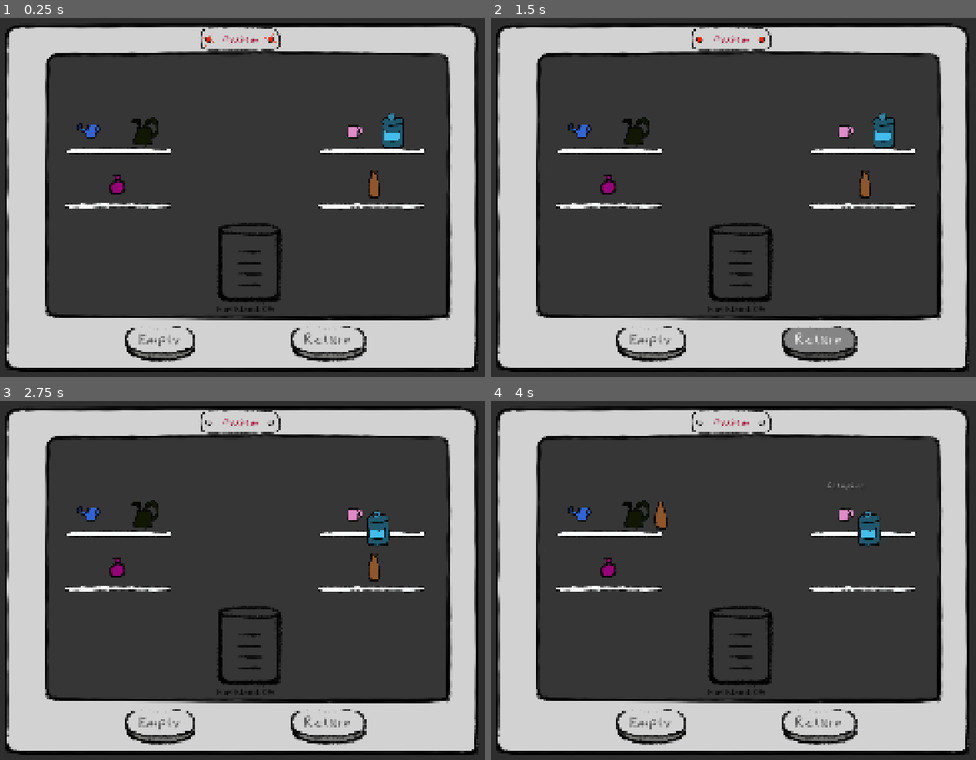
Above: before the commit, frames 1-4 (two rows, left to right).
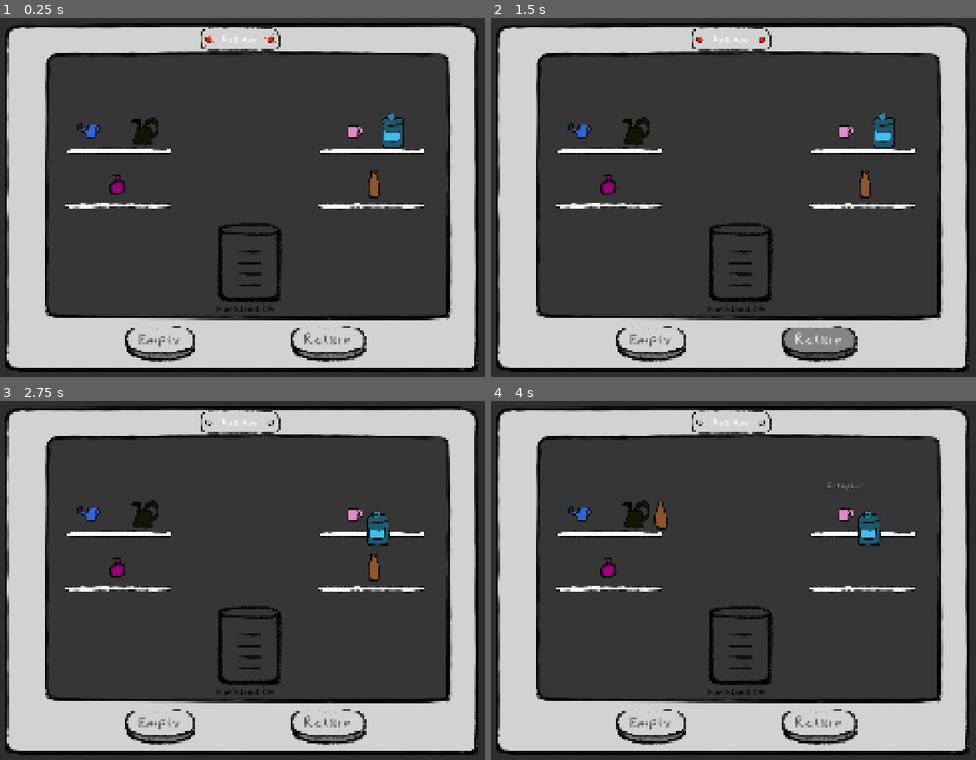
Above: after the commit, the same moments.

Repository: xxPigelxx/spacewrecked
Game: Godot game, scene res://Scenes/Puzzle/MixPuzzle/mix_Game.tscn
Two runs of this game, one before a commit and one after it. Both use one fixed random seed, a clock stepped at 60 frames per second and the inputs below. This scene is started directly instead of the project's main scene. Sound files missing from this copy of the repository are replaced by a short silence.
Inputs (mouse positions are in pixels of both pictures, inside the frame that each line leads up to):
- Up to frame 1 (0.25 s): no input
- Up to frame 2 (1.5 s): click "Empty" at 0.5 s; click "Return" at 1.25 s
- Up to frame 3 (2.75 s): drag from (392, 512) to (247, 566) at 2.02 s
- Up to frame 4 (4 s): drag from (864, 566) to (636, 515) at 2.77 s; move the mouse to (845, 515) at 3.52 s; hold Right (move_right) from 3.53 s (still down); hold E (interact) from 3.53 s (still down); click (845, 515) at 3.67 s; right-click (845, 515) at 3.8 s

The runs differ from the first frame. In frame 1, less than 0.1% of the frame differs, in the area x 45-54%, y 4-7%; in frame 2, less than 0.1%; in frame 3, less than 0.1%; in frame 4, less than 0.1%.

Commit message:
Balance gameplay and fix duplicate win state
Adjusts game difficulty by increasing run duration, lowering drain rates, and increasing health recovery. Prevents duplicate win calls in mix puzzle. Adds ship health bar to navigation puzzles and refactors error code label component from custom DyslexiaLabel to standard RichTextLabel. Updates manual UI with better defaults and improved text. Implements per-bottle pour rotation configuration in bottle mixing.

Diff:
--- a/Scenes/Manual_NEU.tscn
+++ b/Scenes/Manual_NEU.tscn
@@ -123,11 +123,10 @@
 layout_mode = 2
 theme_override_constants/tab_separation = 22
 tab_alignment = 1
-current_tab = 2
+current_tab = 0
 clip_tabs = false
 
 [node name="Home" type="Control" parent="ManualRoot/PanelContainer/TabContainer" unique_id=504548785]
-visible = false
 layout_mode = 2
 script = ExtResource("2_q6b25")
 metadata/_tab_index = 0
@@ -154,11 +153,13 @@
 
 [node name="Title" type="RichTextLabel" parent="ManualRoot/PanelContainer/TabContainer/Home/VBoxContainer" unique_id=930135573]
 layout_mode = 2
+theme_override_constants/line_separation = 2
+theme_override_constants/paragraph_separation = -2
 theme_override_font_sizes/normal_font_size = 18
 bbcode_enabled = true
 text = "Dieses Handbuch ist dein Begleiter an Bord. Es wird dein wichtigster Freund auf deiner weiten Reise durchs Weltall.
 
-Es führt dich durch alle Systeme des Schiffs. Wähle oben den passenden Tab — dort findest du Erklärungen, Warnhinweise und Schritt-für-Schritt-Anleitungen.
+Es führt dich durch alle Systeme des Schiffs. Wähle oben den passenden Tab – dort findest du Erklärungen, Warnhinweise und Schritt-für-Schritt-Anleitungen. Während deiner Reise kannst du hier den aktuellen Status des Schiffes nachschauen. Achte auf ein rotes Licht am Handbuch. Leuchtet es, weißt du, dass etwas kaputt ist.
 
 Wichtig! Fällt die Energie aus, drücke (F), um die Taschenlampe ein- oder auszuschalten, und versuche, die Energie wiederherzustellen."
 fit_content = true
@@ -910,6 +911,7 @@
 script = ExtResource("2_puywe")
 
 [node name="Navigation" type="Control" parent="ManualRoot/PanelContainer/TabContainer" unique_id=529697749]
+visible = false
 layout_mode = 2
 script = ExtResource("3_q6b25")
 drift_amplitude = 11.0
@@ -1288,7 +1290,7 @@
 
 [node name="AquaronText" type="RichTextLabel" parent="ManualRoot/PanelContainer/TabContainer/Navigation/VBox/ScrollContainer/VBoxContainer" unique_id=102741919]
 layout_mode = 2
-text = "Ein blau-oranger Planet mit konzentrischen Ringen auf der Oberfläche — wie Wellen, die sich ausbreiten, nachdem jemand einen Stein in einen Ozean aus Licht geworfen hat."
+text = "Ein blau-oranger Planet mit einem Hablmond auf der Oberfläche — wie eine Welle, die sich ausbreitet, nachdem jemand einen Stein in einen Ozean aus Licht geworfen hat."
 fit_content = true
 script = ExtResource("2_puywe")
 metadata/_custom_type_script = "uid://clg63em8vrbc0"
@@ -1361,14 +1363,7 @@
 
 [node name="Body" type="RichTextLabel" parent="ManualRoot/PanelContainer/TabContainer/Treibstoff/VBox" unique_id=1321132059]
 layout_mode = 2
-text = "Der Treibstoff des Schiffes ist eine empfindliche Mischung und darf aus Sicherheitsgründen nicht fertig gemischt gelagert werden. Wird der Vorrat knapp, muss er von Hand nach Rezept gemischt werden."
-fit_content = true
-scroll_active = false
-script = ExtResource("2_puywe")
-
-[node name="Body2" type="RichTextLabel" parent="ManualRoot/PanelContainer/TabContainer/Treibstoff/VBox" unique_id=1073420886]
-layout_mode = 2
-text = "Der Treibstoff des Schiffes ist eine empfindliche Mischung und darf aus Sicherheitsgründen nicht fertig gemischt gelagert werden. Wird der Vorrat knapp, muss er von Hand nach Rezept gemischt werden."
+text = "Der Treibstoff des Schiffes ist eine empfindliche Mischung und darf aus Sicherheitsgründen nicht fertig gemischt gelagert werden. Wird der Vorrat knapp, muss er von Hand nach Rezept gemischt werden. Nutze die rechte Maustaste, um die Flüssigkeit gekonnt zu kippen."
 fit_content = true
 scroll_active = false
 script = ExtResource("2_puywe")
--- a/Scenes/Menu/MainMenu.tscn
+++ b/Scenes/Menu/MainMenu.tscn
@@ -178,7 +178,7 @@
 [node name="Header" type="RichTextLabel" parent="StartUpPopUp/PanelContainer/MarginContainer/VBoxContainer" unique_id=371925994]
 layout_mode = 2
 size_flags_vertical = 0
-theme_override_font_sizes/bold_font_size = 100
+theme_override_font_sizes/bold_font_size = 75
 bbcode_enabled = true
 text = "[b]Willkommen an Bord!
 "
@@ -199,7 +199,7 @@
 [node name="Label" type="Label" parent="StartUpPopUp/PanelContainer/MarginContainer/VBoxContainer" unique_id=79943676]
 layout_mode = 2
 size_flags_horizontal = 4
-text = "Wurde bei Ihnen eine Lese-Rechtschreib-Schwäche (Dyslexie/Legasthenie) festgestellt?"
+text = "Wurde bei Ihnen Dyslexie/Legasthenie festgestellt?"
 
 [node name="DysFrage" type="HBoxContainer" parent="StartUpPopUp/PanelContainer/MarginContainer/VBoxContainer" unique_id=92209656]
 layout_mode = 2
--- a/Scenes/Puzzle/MixPuzzle/mix_Game.tscn
+++ b/Scenes/Puzzle/MixPuzzle/mix_Game.tscn
@@ -277,10 +277,9 @@
 [node name="lamp2" parent="ErrorCode" index="2" unique_id=1142474370]
 position = Vector2(90, 0.5)
 
-[node name="DyslexiaLabel" parent="ErrorCode" index="3" unique_id=996815021]
-offset_left = -66.0
-offset_right = 70.0
-metadata/_edit_use_anchors_ = true
+[node name="RichLabel" parent="ErrorCode" index="3" unique_id=1304442458]
+offset_left = -77.0
+offset_right = 76.0
 
 [connection signal="pressed" from="Panel2/Button Array/winBt" to="." method="_on_win"]
 [connection signal="pressed" from="Panel2/Button Array/resetBt" to="." method="_on_reset_bt_pressed"]
--- a/Scenes/Puzzle/MixPuzzle/mix_Game2.tscn
+++ b/Scenes/Puzzle/MixPuzzle/mix_Game2.tscn
@@ -290,10 +290,9 @@
 [node name="lamp2" parent="ErrorCode" index="2" unique_id=1142474370]
 position = Vector2(90, 0.5)
 
-[node name="DyslexiaLabel" parent="ErrorCode" index="3" unique_id=996815021]
-offset_left = -80.0
-offset_right = 82.96001
-metadata/_edit_use_anchors_ = true
+[node name="RichLabel" parent="ErrorCode" index="3" unique_id=1304442458]
+offset_left = -75.0
+offset_right = 74.0
 
 [connection signal="pressed" from="Panel2/Button Array/winBt" to="." method="_on_win"]
 [connection signal="pressed" from="Panel2/Button Array/resetBt" to="." method="_on_reset_bt_pressed"]
--- a/Scenes/Puzzle/MixPuzzle/mix_Game3.tscn
+++ b/Scenes/Puzzle/MixPuzzle/mix_Game3.tscn
@@ -289,10 +289,9 @@
 [node name="lamp2" parent="ErrorCode" index="2" unique_id=1142474370]
 position = Vector2(90, 0.5)
 
-[node name="DyslexiaLabel" parent="ErrorCode" index="3" unique_id=996815021]
-offset_left = -82.06
-offset_right = 84.285
-metadata/_edit_use_anchors_ = true
+[node name="RichLabel" parent="ErrorCode" index="3" unique_id=1304442458]
+offset_left = -66.0
+offset_right = 65.0
 
 [connection signal="pressed" from="Panel2/Button Array/winBt" to="." method="_on_win"]
 [connection signal="pressed" from="Panel2/Button Array/resetBt" to="." method="_on_reset_bt_pressed"]
--- a/Scenes/Puzzle/MixPuzzle/mix_Game4.tscn
+++ b/Scenes/Puzzle/MixPuzzle/mix_Game4.tscn
@@ -289,10 +289,9 @@
 [node name="lamp2" parent="ErrorCode" index="2" unique_id=1142474370]
 position = Vector2(90, 0.5)
 
-[node name="DyslexiaLabel" parent="ErrorCode" index="3" unique_id=996815021]
-offset_left = -66.0
-offset_right = 70.0
-metadata/_edit_use_anchors_ = true
+[node name="RichLabel" parent="ErrorCode" index="3" unique_id=1304442458]
+offset_left = -69.0
+offset_right = 68.0
 
 [connection signal="pressed" from="Panel2/Button Array/winBt" to="." method="_on_win"]
 [connection signal="pressed" from="Panel2/Button Array/resetBt" to="." method="_on_reset_bt_pressed"]
--- a/Scenes/Puzzle/NavigationPuzzle/cockpit_window.tscn
+++ b/Scenes/Puzzle/NavigationPuzzle/cockpit_window.tscn
@@ -15,6 +15,9 @@
 [ext_resource type="FontFile" uid="uid://co5jd8hfs2m01" path="res://resources/fonts/Space-Regular.ttf" id="12_m2n8x"]
 [ext_resource type="PackedScene" uid="uid://bgboxpp7u4ock" path="res://error_code.tscn" id="13_0q44l"]
 [ext_resource type="Script" uid="uid://clg63em8vrbc0" path="res://script/DyslexiaLabel.gd" id="13_qf566"]
+[ext_resource type="Texture2D" uid="uid://lfjd27jlm270" path="res://resources/assets/underHealthbar.tres" id="16_ljpde"]
+[ext_resource type="Texture2D" uid="uid://6q5gw8ommti" path="res://resources/assets/progressHealthbar.tres" id="17_1rry4"]
+[ext_resource type="Script" uid="uid://bja6tafov3g2l" path="res://script/ship_health_bar.gd" id="18_evsv8"]
 
 [sub_resource type="RectangleShape2D" id="RectangleShape2D_lbavm"]
 size = Vector2(1934, 1065)
@@ -376,6 +379,23 @@
 position = Vector2(960, 1024)
 error_code = "8946"
 
+[node name="ShipHealthBar" type="TextureProgressBar" parent="." unique_id=688891185]
+anchors_preset = 5
+anchor_left = 0.5
+anchor_right = 0.5
+offset_left = -427.0
+offset_top = 39.0
+offset_right = 428.0
+offset_bottom = 103.0
+grow_horizontal = 2
+size_flags_vertical = 0
+value = 100.0
+texture_under = ExtResource("16_ljpde")
+texture_progress = ExtResource("17_1rry4")
+tint_under = Color(0.2520276, 0.25202766, 0.25202763, 1)
+tint_progress = Color(0.7019608, 0.20392157, 0.26666668, 1)
+script = ExtResource("18_evsv8")
+
 [connection signal="area_entered" from="Detector" to="Detector" method="_on_area_entered"]
 [connection signal="area_exited" from="Detector" to="Detector" method="_on_area_exited"]
 [connection signal="pressed" from="ReturnBt" to="." method="_on_return_pressed"]
--- a/Scenes/Puzzle/NavigationPuzzle/cockpit_window2.tscn
+++ b/Scenes/Puzzle/NavigationPuzzle/cockpit_window2.tscn
@@ -15,6 +15,9 @@
 [ext_resource type="Script" uid="uid://clg63em8vrbc0" path="res://script/DyslexiaLabel.gd" id="13_6luf1"]
 [ext_resource type="Theme" uid="uid://bklgnj0j64yhy" path="res://resources/themes/buttontheam.tres" id="14_5bu0k"]
 [ext_resource type="PackedScene" uid="uid://bgboxpp7u4ock" path="res://error_code.tscn" id="15_hqmwt"]
+[ext_resource type="Texture2D" uid="uid://lfjd27jlm270" path="res://resources/assets/underHealthbar.tres" id="16_nwh2e"]
+[ext_resource type="Texture2D" uid="uid://6q5gw8ommti" path="res://resources/assets/progressHealthbar.tres" id="17_a0xvn"]
+[ext_resource type="Script" uid="uid://bja6tafov3g2l" path="res://script/ship_health_bar.gd" id="18_7mbq0"]
 
 [sub_resource type="RectangleShape2D" id="RectangleShape2D_lbavm"]
 size = Vector2(1934, 1065)
@@ -376,6 +379,23 @@
 position = Vector2(960, 1024)
 error_code = "7824"
 
+[node name="ShipHealthBar" type="TextureProgressBar" parent="." unique_id=161216128]
+anchors_preset = 5
+anchor_left = 0.5
+anchor_right = 0.5
+offset_left = -427.0
+offset_top = 39.0
+offset_right = 428.0
+offset_bottom = 103.0
+grow_horizontal = 2
+size_flags_vertical = 0
+value = 100.0
+texture_under = ExtResource("16_nwh2e")
+texture_progress = ExtResource("17_a0xvn")
+tint_under = Color(0.2520276, 0.25202766, 0.25202763, 1)
+tint_progress = Color(0.7019608, 0.20392157, 0.26666668, 1)
+script = ExtResource("18_7mbq0")
+
 [connection signal="area_entered" from="Detector" to="Detector" method="_on_area_entered"]
 [connection signal="area_exited" from="Detector" to="Detector" method="_on_area_exited"]
 [connection signal="pressed" from="ReturnBt" to="." method="_on_return_pressed"]
--- a/Scenes/Puzzle/NavigationPuzzle/cockpit_window3.tscn
+++ b/Scenes/Puzzle/NavigationPuzzle/cockpit_window3.tscn
@@ -15,6 +15,9 @@
 [ext_resource type="Script" uid="uid://clg63em8vrbc0" path="res://script/DyslexiaLabel.gd" id="13_r537v"]
 [ext_resource type="Theme" uid="uid://bklgnj0j64yhy" path="res://resources/themes/buttontheam.tres" id="14_v4mmx"]
 [ext_resource type="PackedScene" uid="uid://bgboxpp7u4ock" path="res://error_code.tscn" id="15_c6ai3"]
+[ext_resource type="Texture2D" uid="uid://lfjd27jlm270" path="res://resources/assets/underHealthbar.tres" id="16_q3spn"]
+[ext_resource type="Texture2D" uid="uid://6q5gw8ommti" path="res://resources/assets/progressHealthbar.tres" id="17_pa44e"]
+[ext_resource type="Script" uid="uid://bja6tafov3g2l" path="res://script/ship_health_bar.gd" id="18_by7ok"]
 
 [sub_resource type="RectangleShape2D" id="RectangleShape2D_lbavm"]
 size = Vector2(1934, 1065)
@@ -376,6 +379,23 @@
 position = Vector2(960, 1024)
 error_code = "3687"
 
+[node name="ShipHealthBar" type="TextureProgressBar" parent="." unique_id=1199312407]
+anchors_preset = 5
+anchor_left = 0.5
+anchor_right = 0.5
+offset_left = -427.0
+offset_top = 39.0
+offset_right = 428.0
+offset_bottom = 103.0
+grow_horizontal = 2
+size_flags_vertical = 0
+value = 100.0
+texture_under = ExtResource("16_q3spn")
+texture_progress = ExtResource("17_pa44e")
+tint_under = Color(0.2520276, 0.25202766, 0.25202763, 1)
+tint_progress = Color(0.7019608, 0.20392157, 0.26666668, 1)
+script = ExtResource("18_by7ok")
+
 [connection signal="area_entered" from="Detector" to="Detector" method="_on_area_entered"]
 [connection signal="area_exited" from="Detector" to="Detector" method="_on_area_exited"]
 [connection signal="pressed" from="ReturnBt" to="." method="_on_return_pressed"]
--- a/Scenes/Puzzle/NavigationPuzzle/cockpit_window4.tscn
+++ b/Scenes/Puzzle/NavigationPuzzle/cockpit_window4.tscn
@@ -15,6 +15,9 @@
 [ext_resource type="Script" uid="uid://clg63em8vrbc0" path="res://script/DyslexiaLabel.gd" id="13_akff4"]
 [ext_resource type="Theme" uid="uid://bklgnj0j64yhy" path="res://resources/themes/buttontheam.tres" id="14_3ttlo"]
 [ext_resource type="PackedScene" uid="uid://bgboxpp7u4ock" path="res://error_code.tscn" id="15_nfw6w"]
+[ext_resource type="Texture2D" uid="uid://lfjd27jlm270" path="res://resources/assets/underHealthbar.tres" id="16_82l07"]
+[ext_resource type="Texture2D" uid="uid://6q5gw8ommti" path="res://resources/assets/progressHealthbar.tres" id="17_01ybr"]
+[ext_resource type="Script" uid="uid://bja6tafov3g2l" path="res://script/ship_health_bar.gd" id="18_bfwe2"]
 
 [sub_resource type="RectangleShape2D" id="RectangleShape2D_lbavm"]
 size = Vector2(1934, 1065)
@@ -376,6 +379,23 @@
 position = Vector2(960, 1024)
 error_code = "6781"
 
+[node name="ShipHealthBar" type="TextureProgressBar" parent="." unique_id=60324208]
+anchors_preset = 5
+anchor_left = 0.5
+anchor_right = 0.5
+offset_left = -427.0
+offset_top = 39.0
+offset_right = 428.0
+offset_bottom = 103.0
+grow_horizontal = 2
+size_flags_vertical = 0
+value = 100.0
+texture_under = ExtResource("16_82l07")
+texture_progress = ExtResource("17_01ybr")
+tint_under = Color(0.2520276, 0.25202766, 0.25202763, 1)
+tint_progress = Color(0.7019608, 0.20392157, 0.26666668, 1)
+script = ExtResource("18_bfwe2")
+
 [connection signal="area_entered" from="Detector" to="Detector" method="_on_area_entered"]
 [connection signal="area_exited" from="Detector" to="Detector" method="_on_area_exited"]
 [connection signal="pressed" from="ReturnBt" to="." method="_on_return_pressed"]
--- a/error_code.gd
+++ b/error_code.gd
@@ -3,7 +3,7 @@
 @export var error_code := "1234"
 @export var lamp_flash_time := 0.5
 
-@onready var dyslexia_label: DyslexiaLabel = $DyslexiaLabel
+@onready var rich_label: RichTextLabel = $RichLabel
 @onready var lamp: Sprite2D = $lamp
 @onready var lamp_2: Sprite2D = $lamp2
 
@@ -14,7 +14,7 @@
 
 
 func _ready() -> void:
-	dyslexia_label.text = error_code
+	rich_label.text = error_code
 	_update_lamps()
 
 func _process(delta: float) -> void:
--- a/error_code.tscn
+++ b/error_code.tscn
@@ -3,7 +3,6 @@
 [ext_resource type="Script" uid="uid://b36umvyqpvqe1" path="res://error_code.gd" id="1_0tvpd"]
 [ext_resource type="Texture2D" uid="uid://1q66y115y7eb" path="res://resources/assets/Procreate_Sprites.png" id="1_vcj2s"]
 [ext_resource type="PackedScene" uid="uid://b8b7l3jlaxb3c" path="res://Scenes/lamp.tscn" id="2_lx3e1"]
-[ext_resource type="Script" uid="uid://clg63em8vrbc0" path="res://script/DyslexiaLabel.gd" id="3_0tvpd"]
 [ext_resource type="FontFile" uid="uid://co5jd8hfs2m01" path="res://resources/fonts/Space-Regular.ttf" id="3_lx3e1"]
 
 [node name="ErrorCode" type="Node2D" unique_id=1170533520]
@@ -25,7 +24,7 @@
 scale = Vector2(0.25, 0.25)
 active_color = Color(0.98039216, 0.14509805, 0, 1)
 
-[node name="DyslexiaLabel" type="RichTextLabel" parent="." unique_id=996815021]
+[node name="RichLabel" type="RichTextLabel" parent="." unique_id=1304442458]
 offset_left = -40.0
 offset_top = -26.0
 offset_right = 39.0
@@ -37,6 +36,3 @@
 fit_content = true
 horizontal_alignment = 1
 vertical_alignment = 1
-script = ExtResource("3_0tvpd")
-text_color = Color(0.6505837, 0, 0.18167478, 1)
-metadata/_custom_type_script = "uid://clg63em8vrbc0"
--- a/script/GameManager.gd
+++ b/script/GameManager.gd
@@ -60,11 +60,11 @@
 
 # ---- Einstellbare Werte (alles an einem Ort) ----
 @export_group("Journey")
-@export var run_duration := 300.0             ## Messfenster in Sekunden
+@export var run_duration := 360.0             ## Messfenster in Sekunden
 @export var max_health := 100.0                ## Maximales + Start-Leben
-@export var health_per_fix := 10.0             ## Reparatur stellt so viel wieder her (flach)
-@export var health_drain_per_sec := 1.0        ## passiver Verlust pro Sekunde
-@export var drain_per_active_malfunction := 0.2## extra Verlust pro offener Störung (0 = aus)
+@export var health_per_fix := 20.0             ## Reparatur stellt so viel wieder her (flach)
+@export var health_drain_per_sec := 0.5       ## passiver Verlust pro Sekunde
+@export var drain_per_active_malfunction := 0.05## extra Verlust pro offener Störung (0 = aus)
 
 # Hinweis: Jede Stoerung hat ihren eigenen spawn_time (Sekunden ab Journey-Start).
 
@@ -243,7 +243,8 @@
 		_finish_run()
 	elif time_left <= 0.0:
 		_finish_run()
-
+	elif  malfunctions_solved >= 15:
+		_finish_run()
 	ship_lights = is_system_broken("strom")
 
 func submit_questionnaire(answers: Array) -> void:
--- a/script/bottle.gd
+++ b/script/bottle.gd
@@ -4,6 +4,7 @@
 @export var pour_rate: float = 20.0
 @export var bottle_name: = "Bottle"
 @export var bottle_texture: Texture2D = preload("uid://chm0cx66fx8kh")
+@export var pour_rotation: = -120
 
 @onready var cpu_particles_2d: CPUParticles2D = $Bottle/CPUParticles2D
 @onready var rich_text_label: RichTextLabel = $RichTextLabel
@@ -48,10 +49,11 @@
 
 func start_pouring() -> void:
 	is_pouring = true
-	if position.x >= get_window().size.x / 2.0:
-		rotate_to(deg_to_rad(-120))
-	else:
-		rotate_to(deg_to_rad(120))
+	#if position.x >= get_window().size.x / 2.0:
+		#rotate_to(deg_to_rad(-120))
+	#else:
+		#rotate_to(deg_to_rad(120))
+	rotate_to(deg_to_rad(pour_rotation))
 	cpu_particles_2d.modulate = bottle_color
 	cpu_particles_2d.emitting = true
 
--- a/script/knob.gd
+++ b/script/knob.gd
@@ -9,13 +9,16 @@
 
 var active_color = Color.WHITE
 var deactivated_color = Color(0.144, 0.144, 0.144, 1.0)
+var active = true
 
 func _ready() -> void:
 	maxLength *= parent.scale.x
+	if GameState.is_system_broken("treibstoff") or GameState.is_system_broken("strom"):
+		modulate = deactivated_color
+		active = false
 
 func _process(delta: float) -> void:
-	if GameState.is_system_broken("treibstoff") or GameState.is_system_broken("strom"):
-		modulate = deactivated_color
+	if not active:
 		return
 	modulate = active_color
 	if pressing:
--- a/script/mix_game.gd
+++ b/script/mix_game.gd
@@ -22,7 +22,7 @@
 var current_fill: float = 0.0
 var bottles: Array = []
 var mixed_color: Color = Color(0, 0, 0, 1)
-
+var completed: = false
 ## Wie viel wurde von jeder Flasche (per bottle_name) eingefüllt
 var poured_per_bottle: Dictionary = {}
 
@@ -114,6 +114,9 @@
 	return true
 
 func _on_win() -> void:
+	if completed:
+		return
+	completed = true
 	print("WIN! Rezept stimmt!")
 	error_code.lamp_flash()
 	AudioManager.play_success()
Not shown, changed: export_presets.cfg
Not shown, changed: resources/assets/music/Lukrembo - Spaceship (freetouse.com).mp3.import
